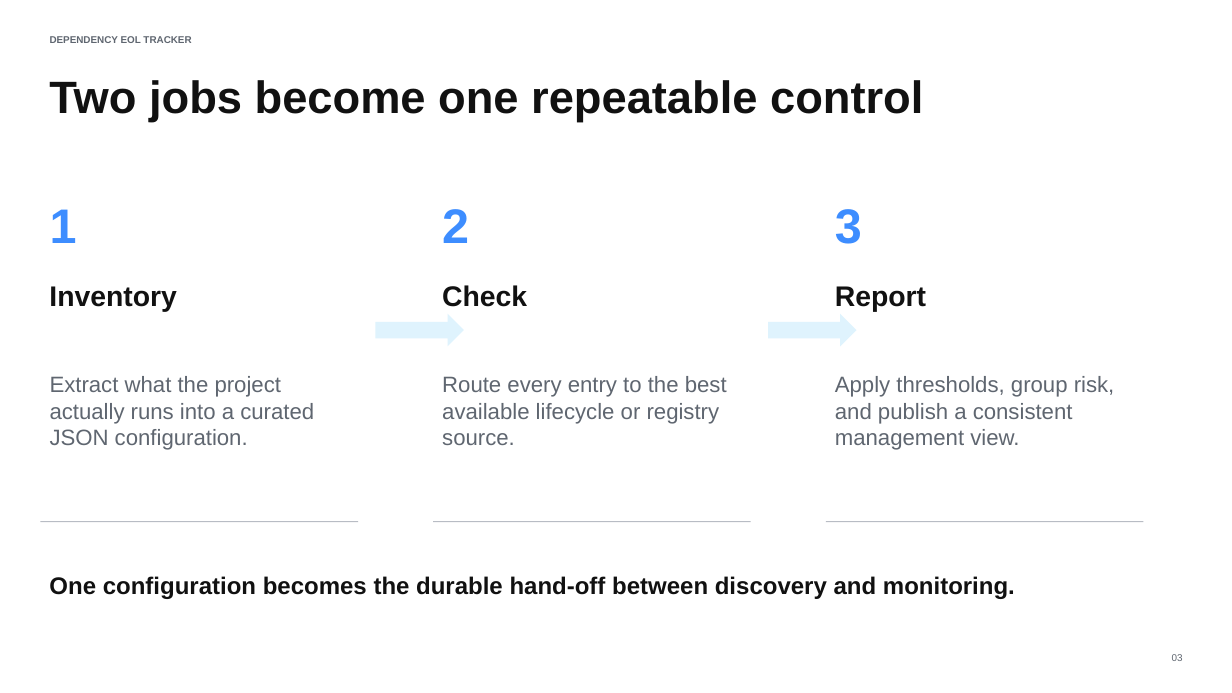
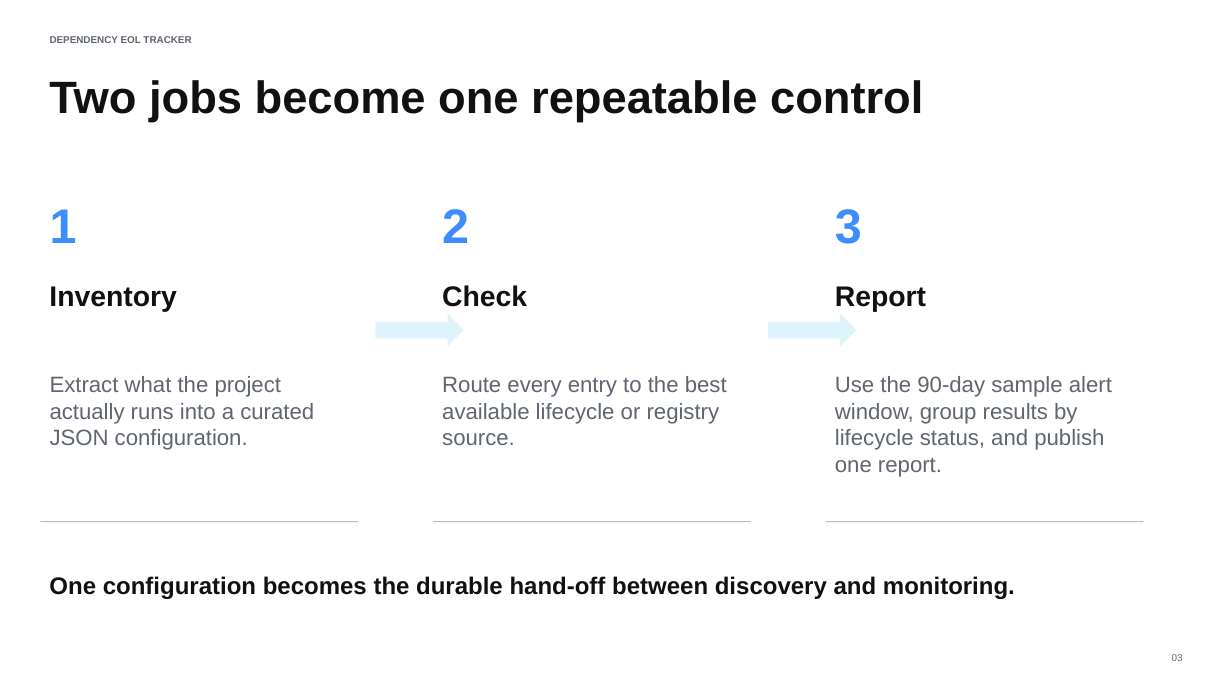
Before and after one commit to cheokjiade/end-of-life-tracker, a slide deck: slide 3 of EOL_Tracker_Project_Overview.pptx. Drawn at 1232x693 pixels with LibreOffice and Linux fonts; fonts in the diff are those of the drawing. Boxes give left, top, right and bottom in pixels: in the first picture for what was removed or moved away, otherwise in the second. Text is boxed around its words. In the diff, an @@ line names an element or a change of style, - is before the commit and + after.

Commit message:
docs(presentation): clarify report grouping

```diff
--- a/EOL_Tracker_Project_Overview.pptx
+++ b/EOL_Tracker_Project_Overview.pptx
@@ text at [835, 376, 1112, 477]: text changed @@
-Apply thresholds, group risk, and publish a consistent management view.
+Use the 90-day sample alert window, group results by lifecycle status, and publish one report.
```
